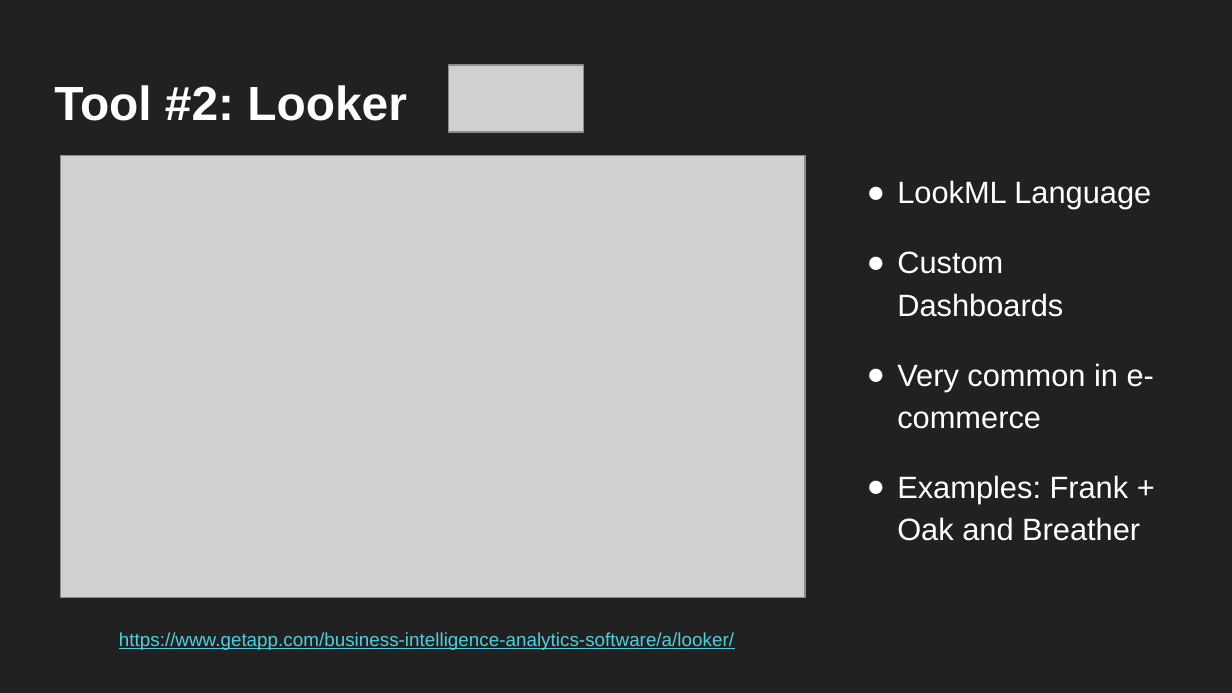
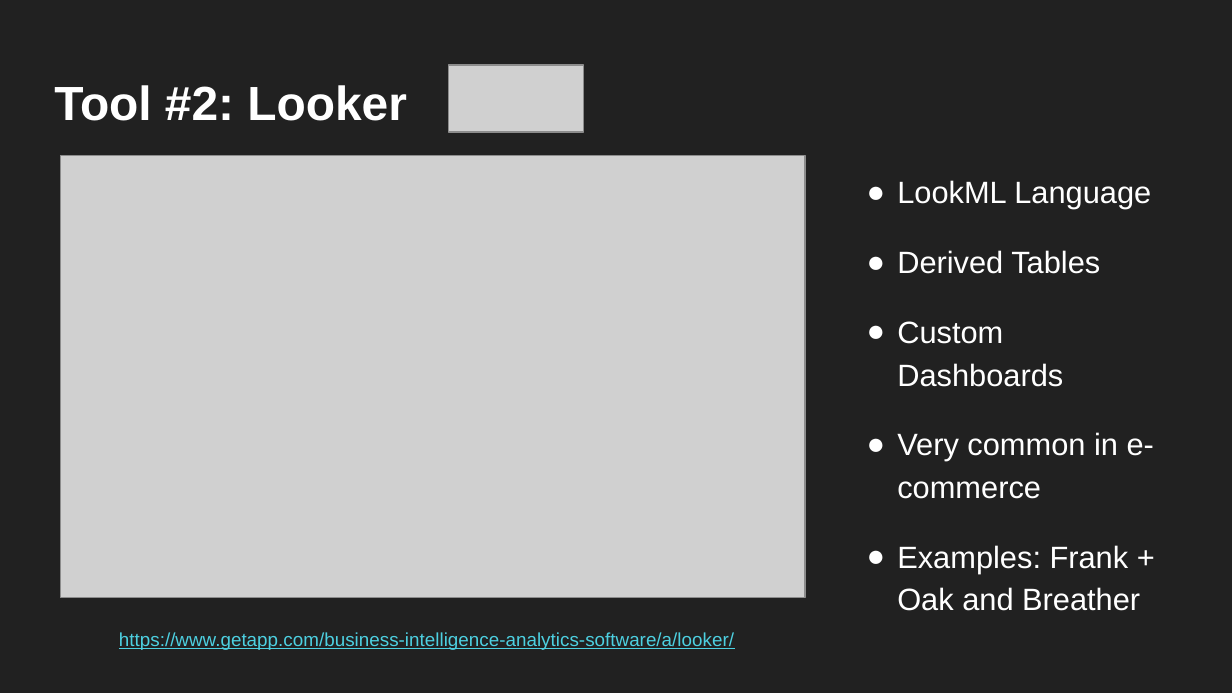
Before and after one commit to paiva/confoo-2017, a slide deck: slide 11 of Introduction to Data Analysis and Business Intelligence.pptx. Drawn at 1232x693 pixels with LibreOffice and Linux fonts; fonts in the diff are those of the drawing; grey boxes stand for pictures. Boxes give left, top, right and bottom in pixels: in the first picture for what was removed or moved away, otherwise in the second. Text is boxed around its words. In the diff, an @@ line names an element or a change of style, - is before the commit and + after.

```diff
--- a/Introduction to Data Analysis and Business Intelligence.pptx
+++ b/Introduction to Data Analysis and Business Intelligence.pptx
@@ text at box(897, 250, 1100, 274): paragraph added @@
+● Derived Tables
```
Also in this commit, not shown: 1 other slide changed, 2 slides added, 1 other file.
